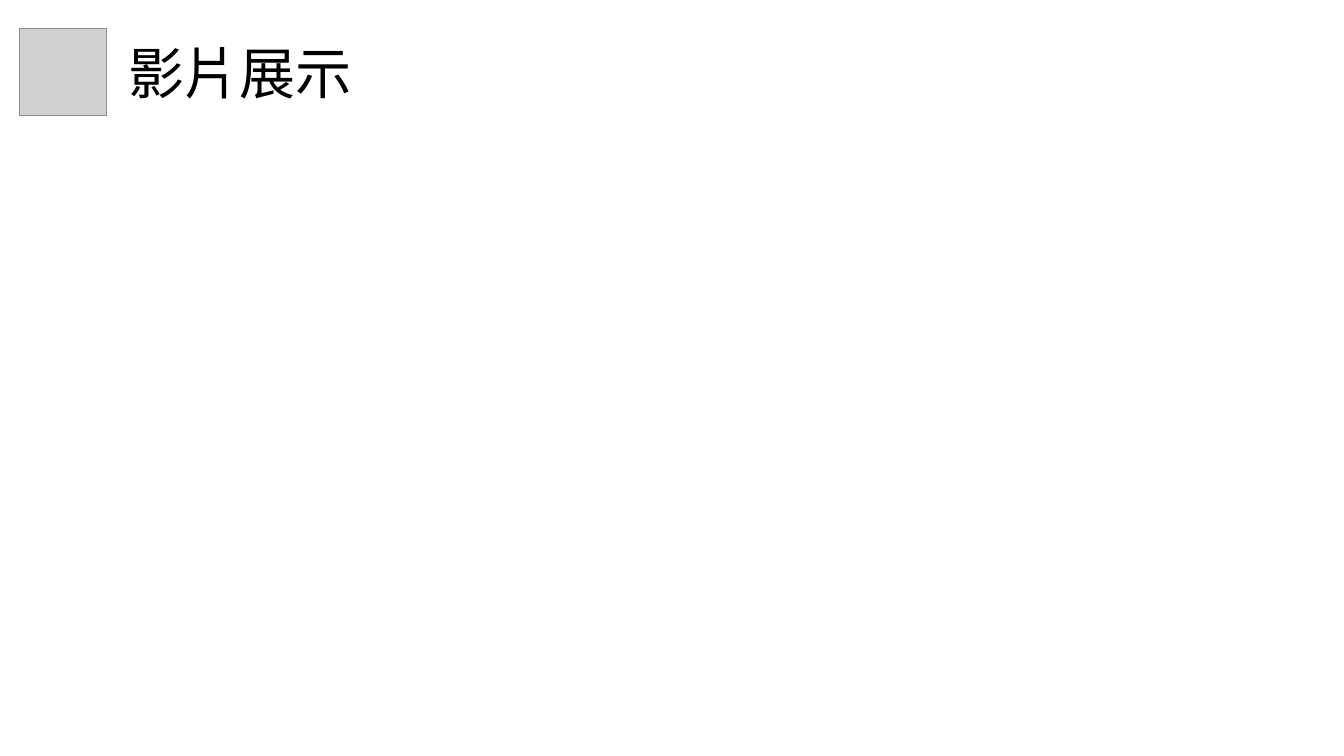
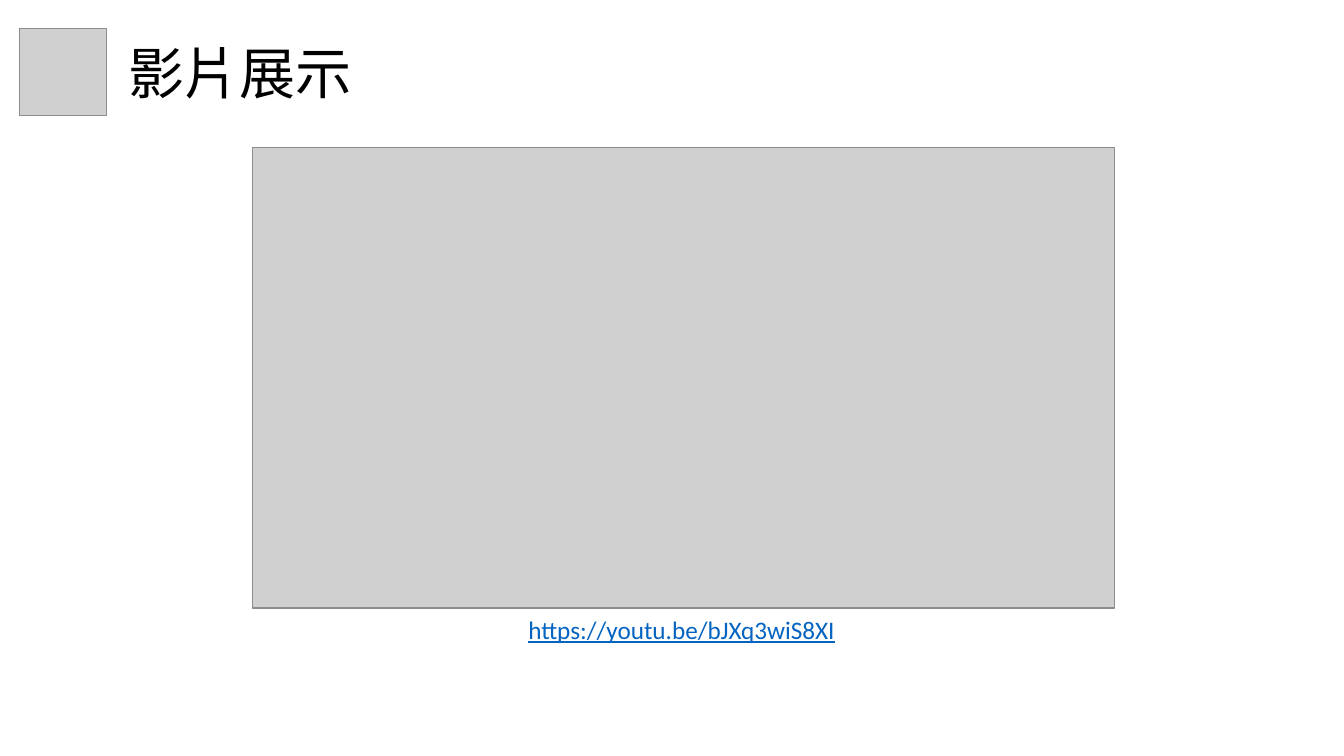
Before and after one commit to steven880913/webProgramFinalProject, a slide deck: slide 2 of 網程期末專案_拼圖遊戲.pptx. Drawn at 1344x756 pixels with LibreOffice and Linux fonts; fonts in the diff are those of the drawing; grey boxes stand for pictures. Boxes give left, top, right and bottom in pixels: in the first picture for what was removed or moved away, otherwise in the second. Text is boxed around its words. In the diff, an @@ line names an element or a change of style, - is before the commit and + after.

```diff
--- a/網程期末專案_拼圖遊戲.pptx
+++ b/網程期末專案_拼圖遊戲.pptx
@@ picture added at [253, 148, 1115, 609] @@
@@ text added at [528, 621, 834, 643], 18 pt, text #0563C1, underline @@
+https://youtu.be/bJXq3wiS8XI
```
Also in this commit, not shown: 5 other slides changed.
